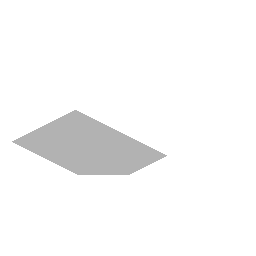
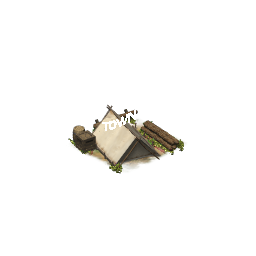
Layers edited between the first and the second 256×256 image:
added group "Tent" with 14 layers above "HammerShop" over [12,104,187,175]
added group "Building" (1st of 3, in "Tent") with 2 layers in group "Tent" over [66,104,187,174]
added layer "TOWN HALL" in group "Building" over [102,104,165,131]
added layer "Layer 13" in group "Building" over [66,104,187,174]
hid group "BowShop" (15 layers) over [12,104,187,175]
hid group "Shadow" (3rd of 3, in "BowShop") (2 layers) over [12,110,167,175]
